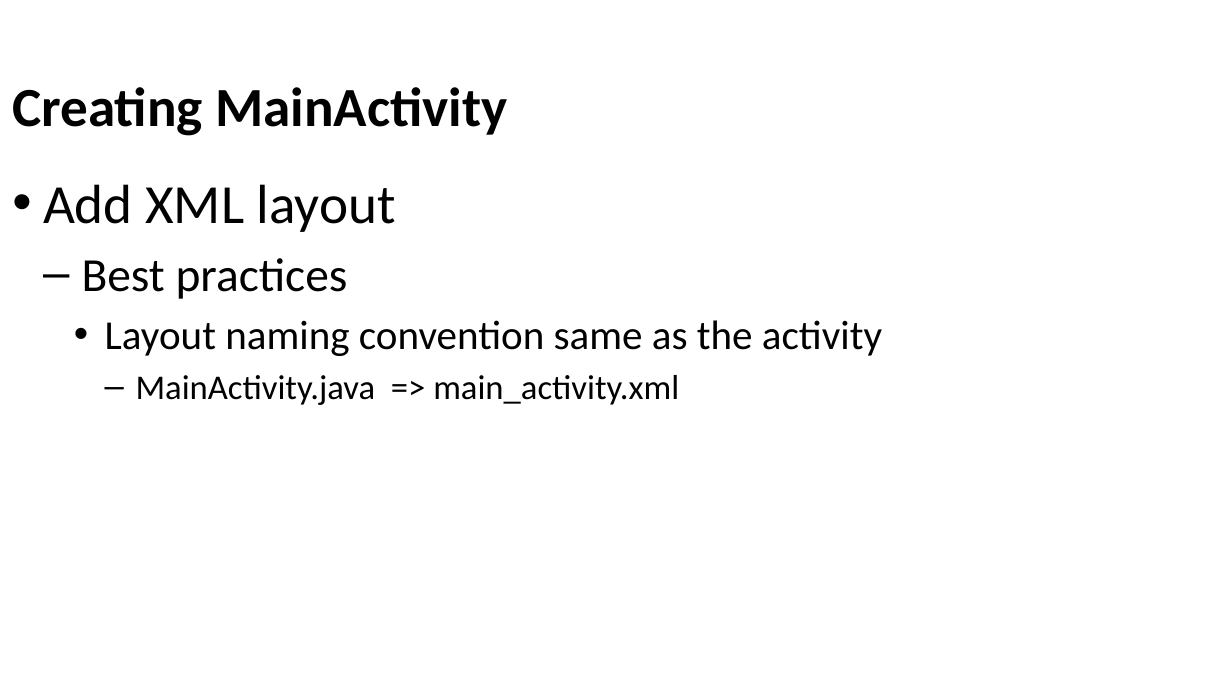
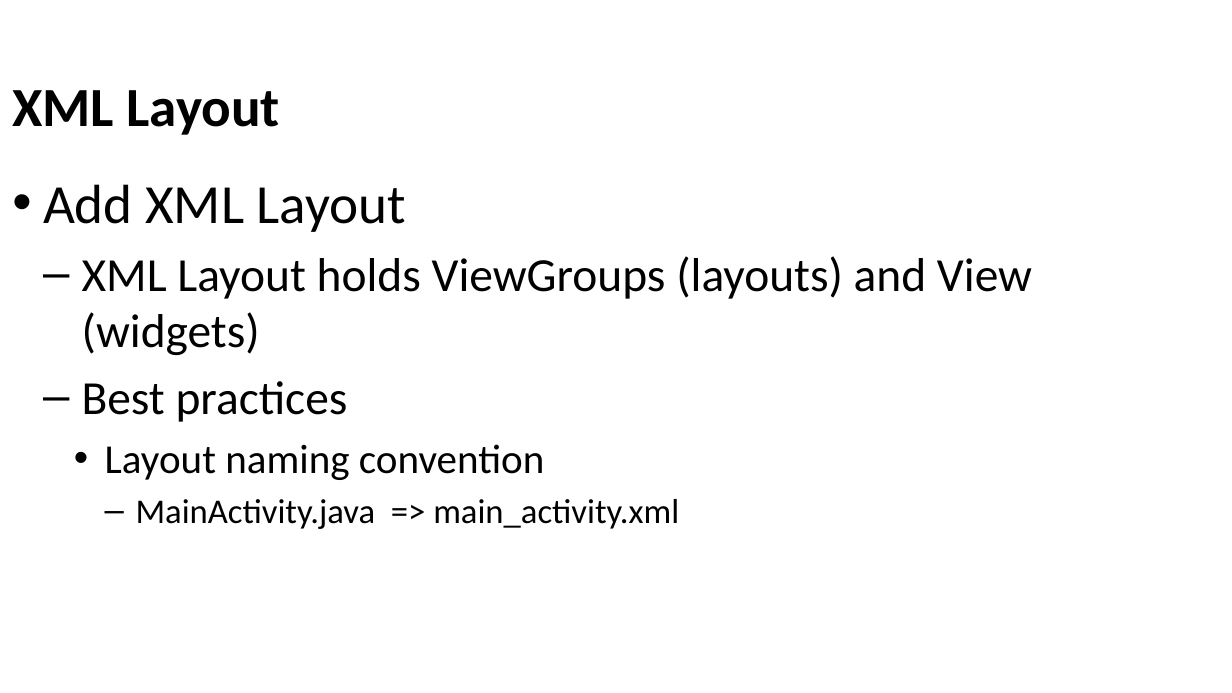
Before and after one commit to Batch-xx/Android-Lunch-Learn, a slide deck: slide 22 of slides/Android Studio_Activities_Fragments.pptx (slide 23 before the commit). Drawn at 1232x693 pixels with LibreOffice and Linux fonts; fonts in the diff are those of the drawing; background and template pictures are left out. Boxes give left, top, right and bottom in pixels: in the first picture for what was removed or moved away, otherwise in the second. Text is boxed around its words. In the diff, an @@ line names an element or a change of style, - is before the commit and + after.

```diff
--- a/slides/Android Studio_Activities_Fragments.pptx
+++ b/slides/Android Studio_Activities_Fragments.pptx
@@ title at bbox=[12, 90, 280, 135]: text changed @@
-Creating MainActivity
+XML Layout
@@ text at bbox=[43, 184, 1032, 355]: text changed; size 43 to 37 pt @@
-• Add XML layout
+• Add XML Layout
+  – XML Layout holds ViewGroups (layouts) and View (widgets)
@@ text at bbox=[105, 444, 544, 480]: text changed @@
-    • Layout naming convention same as the activity
+    • Layout naming convention
```
Also in this commit, not shown: 12 other slides changed, 7 slides added, 8 slides removed, 3 other files.
